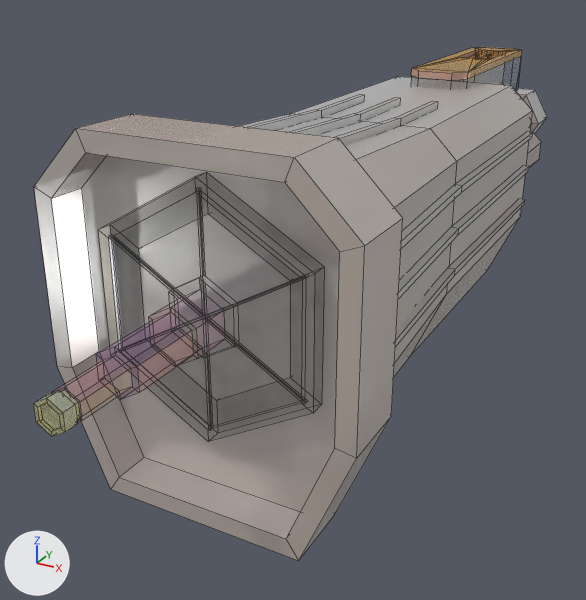
The FBX model Assets/FBX/Environment/Retro Garage/Components/GearboxLvl3.fbx as it was, and as the next commit left it.
Camera for both pictures: a camera (50 mm lens) standing at (0.7, -1.56, 0.57) and looking at (-0.18, 0.05, -0.23). Arrows for +X, +Y and +Z are at lower left; the lights stay in place. Mesh edges are drawn as thin lines. Where no turn or scale is listed for an object, it has been applied to the vertices.

Objects in the first picture: 'gearbox_lvl3'.
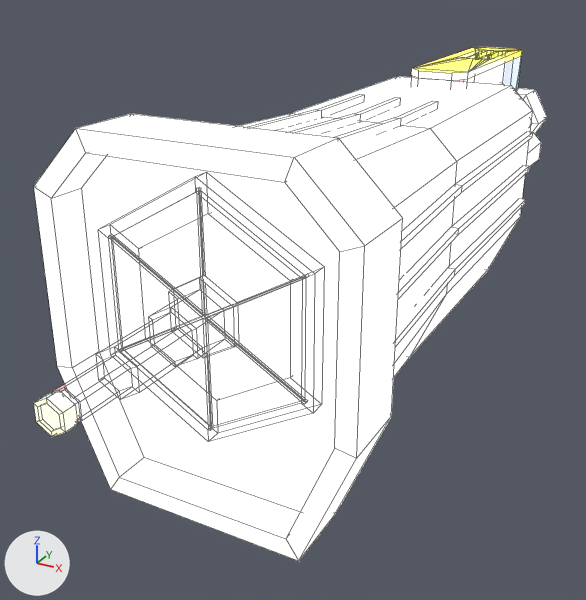
Where the change shows, as pixel boxes (x1, y1, x2, y2) in the pictures (586 x 600 px):
```json
{"object": "gearbox_lvl3", "change": "recoloured", "before": [34, 47, 547, 561], "after": [34, 47, 547, 561], "on screen": "grey to white"}
```

The change, as JSON lines over the scene's bpy script:
```json
{"op": "add", "block": "mat_retrouniversal", "code": ["mat_retrouniversal = bpy.data.materials.new('RetroUniversal')", "# uses the picture img_retroatlas_maingame_png"]}
{"block": "me_cube_010", "where": "me_cube_010.from_pydata(...)  # 584 vertices, 490 faces; spans x -0.3..0.3, y -0.93..1.42, z -0.37..0.31"}
{"op": "remove", "block": "me_cube_010", "code": "me_cube_010.materials.append(mat_retrometal_mg)"}
{"op": "add", "block": "me_cube_010", "code": "me_cube_010.materials.append(mat_retrouniversal)"}
```
